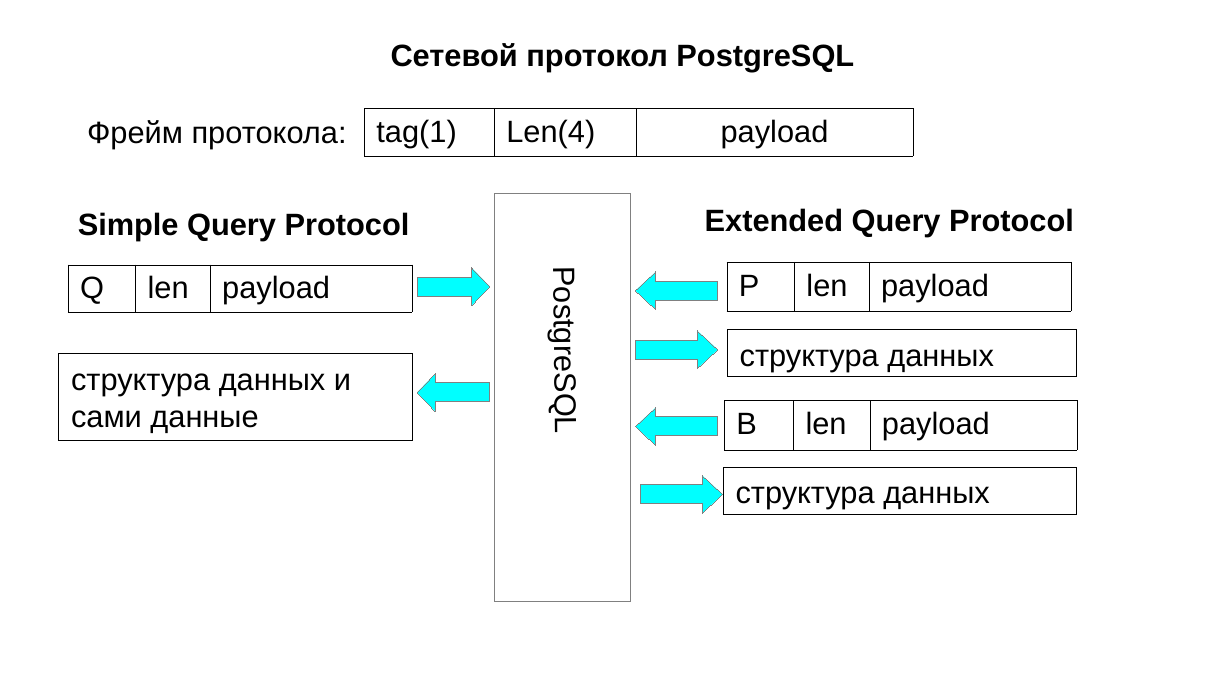
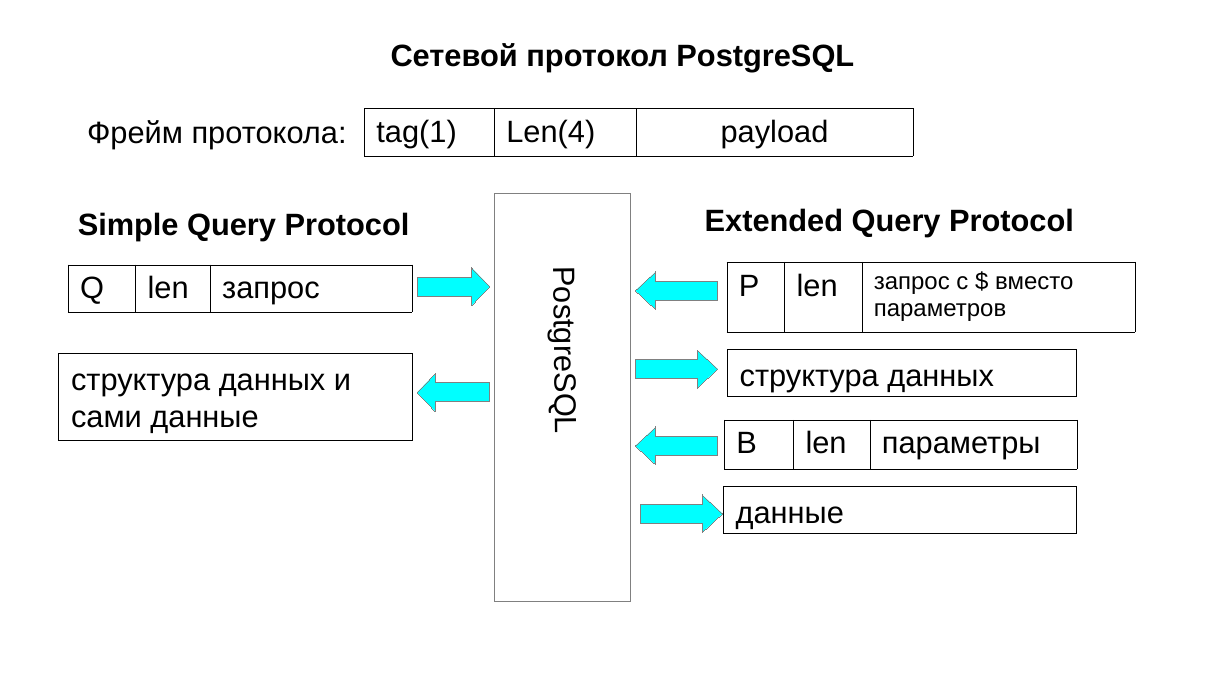
Before and after one commit to vt-crimea/otus_homework, a slide deck: slide 6 of project/Проект.odp. Drawn at 1232x693 pixels with LibreOffice and Linux fonts; fonts in the diff are those of the drawing; background and template pictures are left out. Boxes give left, top, right and bottom in pixels: in the first picture for what was removed or moved away, otherwise in the second. Text is boxed around its words. In the diff, an @@ line names an element or a change of style, - is before the commit and + after.

```diff
--- a/project/Проект.odp
+++ b/project/Проект.odp
@@ table at <box>68,265,413,312</box> @@
-row 1, column 3: payload
+row 1, column 3: запрос
@@ table at <box>727,262,1136,329</box> @@
-row 1, column 3: payload
+row 1, column 3: запрос с $ вместо параметров
@@ table: place and size @@
-table at <box>727,262,1072,309</box>
+table at <box>727,262,1136,329</box>
@@ table at <box>724,420,1077,467</box> @@
-row 1, column 3: payload
+row 1, column 3: параметры
@@ 2 rectangles, 2 right arrows, 1 left arrow, 1 table: place and size @@
-2 rectangles, 2 right arrows, 1 left arrow, 1 table at <box>636,330,1077,514</box>
+2 rectangles, 2 right arrows, 1 left arrow, 1 table at <box>636,349,1077,533</box>
@@ text in rectangle at <box>736,506,844,529</box>: text changed @@
-структура данных
+данные
```
